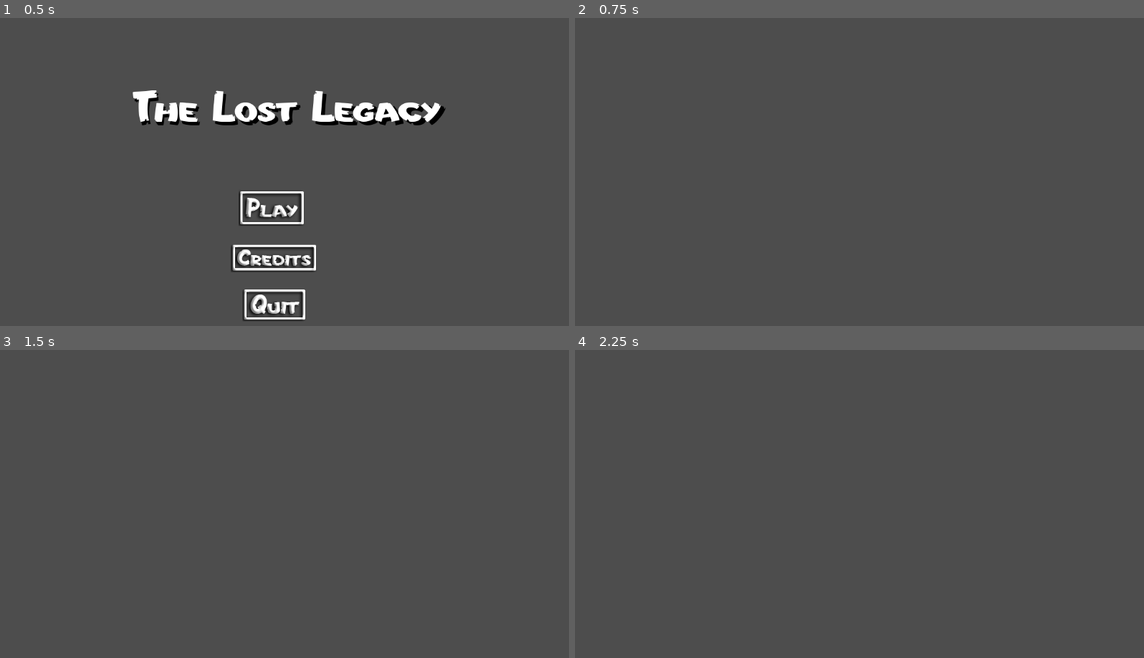
Above: before the commit, frames 1-4 (two rows, left to right).
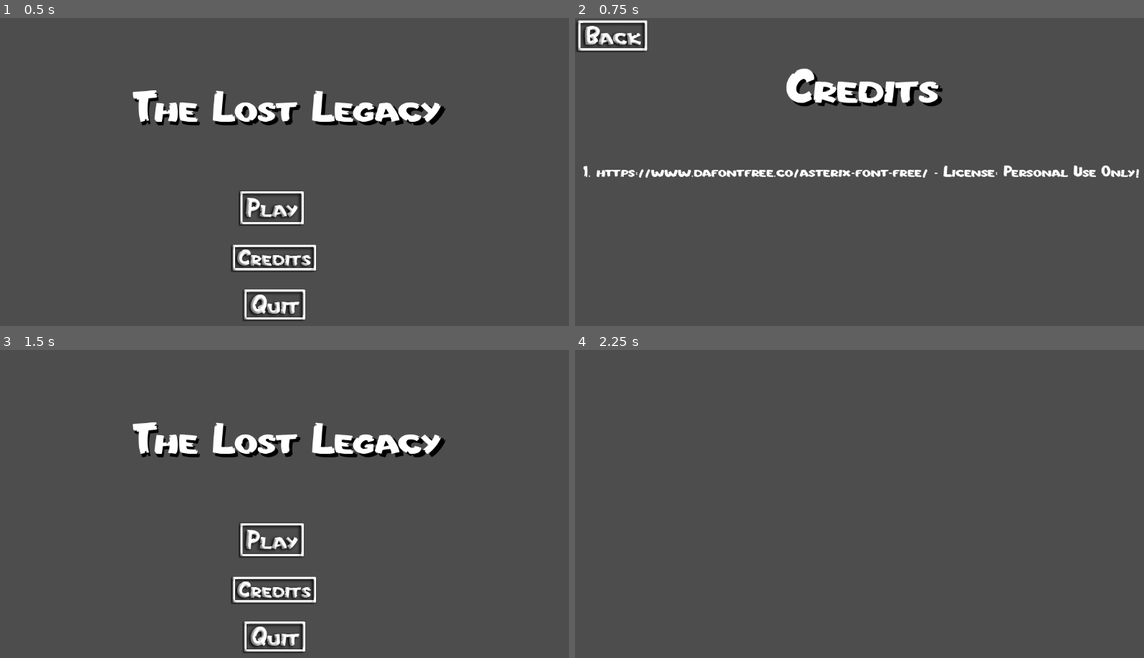
Above: after the commit, the same moments.

Repository: ShadyGitHubb/github-tutorial
Game: Godot game, scene res://scenes/title-screen.tscn
The game is run twice, just before and just after one commit, with the same random seed, the same clock (stepped at 60 frames per second) and the same inputs.
Inputs (mouse positions are in pixels of both pictures, inside the frame that each line leads up to):
- Up to frame 1 (0.5 s): no input
- Up to frame 2 (0.75 s): click (848, 258) at 0.5 s
- Up to frame 3 (1.5 s): click (39, 368) at 1.27 s
- Up to frame 4 (2.25 s): click (848, 540) at 2.02 s

Frame 1 is identical in both runs. In frame 2, 4.3% of the frame differs, in the area x 0-100%, y 0-53%; in frame 3, 5.5%, in the area x 23-79%, y 23-99%; in frame 4, nothing differs.

Commit message:
Finished Credits page and button

Diff:
--- a/thelostlegacy/the-lost-legacy/scenes/credits-page.tscn
+++ b/thelostlegacy/the-lost-legacy/scenes/credits-page.tscn
@@ -1,4 +1,8 @@
-[gd_scene format=3 uid="uid://kltpn7y1xgdi"]
+[gd_scene load_steps=4 format=3 uid="uid://kltpn7y1xgdi"]
+
+[ext_resource type="Script" path="res://scripts/credits_page.gd" id="1_dx4cm"]
+[ext_resource type="FontFile" uid="uid://ctm3f7uvcjens" path="res://assets/Asterix-p7pDy.ttf" id="2_kvq7h"]
+[ext_resource type="Texture2D" uid="uid://c5trodckaw73v" path="res://assets/Back Button.png" id="3_6ghx1"]
 
 [node name="Control" type="Control"]
 layout_mode = 3
@@ -7,3 +11,46 @@
 anchor_bottom = 1.0
 grow_horizontal = 2
 grow_vertical = 2
+script = ExtResource("1_dx4cm")
+
+[node name="CanvasLayer" type="CanvasLayer" parent="."]
+
+[node name="Label2" type="Label" parent="CanvasLayer"]
+offset_left = 11.0
+offset_top = 102.0
+offset_right = 1160.0
+offset_bottom = 236.0
+theme_override_colors/font_color = Color(0, 0, 0, 1)
+theme_override_fonts/font = ExtResource("2_kvq7h")
+theme_override_font_sizes/font_size = 100
+text = "Credits"
+horizontal_alignment = 1
+
+[node name="Label3" type="Label" parent="CanvasLayer"]
+offset_left = 4.0
+offset_top = 96.0
+offset_right = 1153.0
+offset_bottom = 230.0
+theme_override_fonts/font = ExtResource("2_kvq7h")
+theme_override_font_sizes/font_size = 99
+text = "Credits"
+horizontal_alignment = 1
+
+[node name="Label4" type="Label" parent="CanvasLayer"]
+offset_left = 15.0
+offset_top = 295.0
+offset_right = 1136.0
+offset_bottom = 334.0
+theme_override_fonts/font = ExtResource("2_kvq7h")
+theme_override_font_sizes/font_size = 33
+text = "1. https://www.dafontfree.co/asterix-font-free/ - License: Personal Use Only!"
+horizontal_alignment = 1
+
+[node name="TextureButton" type="TextureButton" parent="CanvasLayer"]
+offset_left = 1.0
+offset_top = 3.0
+offset_right = 149.0
+offset_bottom = 69.0
+texture_normal = ExtResource("3_6ghx1")
+
+[connection signal="pressed" from="CanvasLayer/TextureButton" to="." method="_back"]
--- a/thelostlegacy/the-lost-legacy/scenes/logo-screen.tscn
+++ b/thelostlegacy/the-lost-legacy/scenes/logo-screen.tscn
@@ -2,6 +2,21 @@
 
 [ext_resource type="Script" path="res://scripts/intro.gd" id="1_7yc5c"]
 [ext_resource type="Texture2D" uid="uid://d6yyemx5l8cj" path="res://assets/thumbnail_image.png" id="2_6jo02"]
+
+[sub_resource type="Animation" id="Animation_gk77i"]
+length = 0.001
+tracks/0/type = "value"
+tracks/0/imported = false
+tracks/0/enabled = true
+tracks/0/path = NodePath(".:color")
+tracks/0/interp = 1
+tracks/0/loop_wrap = true
+tracks/0/keys = {
+"times": PackedFloat32Array(0),
+"transitions": PackedFloat32Array(1),
+"update": 0,
+"values": [Color(0, 0, 0, 1)]
+}
 
 [sub_resource type="Animation" id="Animation_rhpl8"]
 resource_name = "fade in"
@@ -17,21 +32,6 @@
 "transitions": PackedFloat32Array(1, 1),
 "update": 0,
 "values": [Color(0, 0, 0, 1), Color(0, 0, 0, 0)]
-}
-
-[sub_resource type="Animation" id="Animation_gk77i"]
-length = 0.001
-tracks/0/type = "value"
-tracks/0/imported = false
-tracks/0/enabled = true
-tracks/0/path = NodePath(".:color")
-tracks/0/interp = 1
-tracks/0/loop_wrap = true
-tracks/0/keys = {
-"times": PackedFloat32Array(0),
-"transitions": PackedFloat32Array(1),
-"update": 0,
-"values": [Color(0, 0, 0, 1)]
 }
 
 [sub_resource type="Animation" id="Animation_x2brm"]
--- /dev/null
+++ b/thelostlegacy/the-lost-legacy/scripts/credits_page.gd
@@ -0,0 +1,6 @@
+extends Control
+
+
+# Called when the node enters the scene tree for the first time.
+func _back():
+	get_tree().change_scene_to_file("res://scenes/title-screen.tscn")
Binary file added: thelostlegacy/the-lost-legacy/assets/Back Button.png
Not shown, added: thelostlegacy/the-lost-legacy/assets/Back Button.png.import
